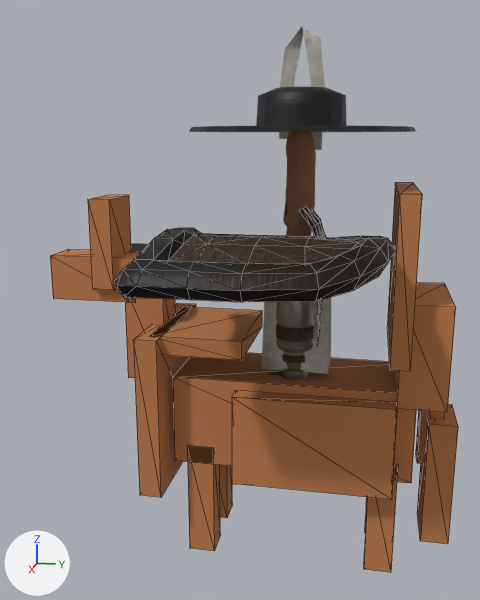
Two versions of the glTF model csharp/Unciv.Godot/Packs/units/models/unit/Conquistador.glb, one commit apart.
One viewpoint serves both versions: a camera (50 mm lens) standing at (2.14, 0.23, 1.4) and looking at (0.07, -0.18, 0.88). Arrows for +X, +Y and +Z are at lower left; the lights stay in place. The picture after the commit comes second. Mesh edges are drawn as thin lines on the coarser meshes. Where no turn or scale is listed for an object, it has been applied to the vertices. Vertices at exactly the same position are counted once.

Objects in the first picture: 'Badge_Shield', 'HorseMesh', 'Warrior' and 2 more.
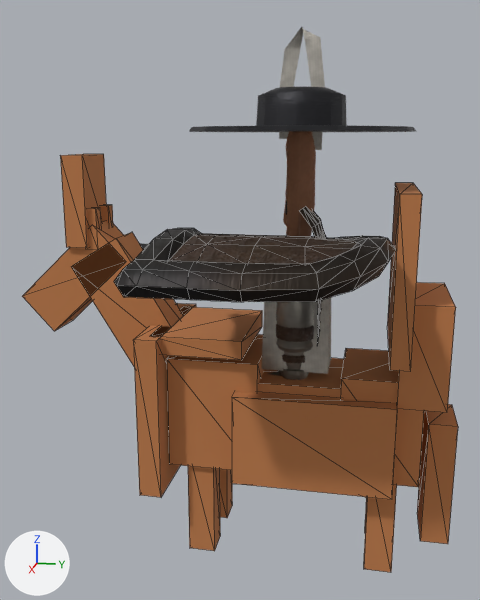
What differs and where, as boxes [x1, y1, x2, y2] in the pictures (480 x 600 px; the box of a moved part takes in the faces that stretch with it):
'HorseMesh', reshaped (7% wider, 7% taller): before [50, 183, 458, 572]; after [22, 154, 458, 572]
part 1 of me_horse, added (orange): after [167, 334, 265, 470]
part 2 of me_horse, added (orange): after [340, 348, 424, 487]
part 3 of me_horse, added: after [87, 208, 101, 229]
part 4 of me_horse, added: after [100, 205, 113, 225]
part 5 of me_horse, moved or reshaped: before [88, 195, 131, 290]; after [60, 154, 106, 248]
part 6 of me_horse, deleted (orange): before [125, 297, 175, 378]
part 7 of me_horse, deleted (orange): before [416, 410, 445, 464]
part 8 of me_horse, built on: before [50, 249, 141, 303]; after [22, 221, 183, 368]

Diff of the bpy script that builds the scene:
```diff
--- a/csharp/Unciv.Godot/Packs/units/models/unit/Conquistador.glb.py
+++ b/csharp/Unciv.Godot/Packs/units/models/unit/Conquistador.glb.py
@@ me_horse @@
 # used by ob_horsemesh; location = (0.0, 0.0, 0.0)
-me_horse.from_pydata(...)  # 128 vertices, 192 faces; spans x -0.24..0.24, y -0.84..0.525, z 0.0..1.245
+me_horse.from_pydata(...)  # 160 vertices, 240 faces; spans x -0.24..0.24, y -0.952..0.525, z 0.0..1.339
+# me_horse part 1: a new loose piece, a box spanning x -0.165..0.165, y -0.405..-0.105, z 0.322..0.697, in mat_horse (orange #bf7c4b)
+# me_horse part 2: a new loose piece, a box spanning x -0.157..0.157, y 0.157..0.412, z 0.322..0.668, in mat_horse (orange #bf7c4b)
+# me_horse part 3: a new loose piece, a box spanning x 0.034..0.071, y -0.708..-0.663, z 1.032..1.167, in mat_horse (orange #bf7c4b)
+# me_horse part 4: a new loose piece, a box spanning x -0.071..-0.034, y -0.708..-0.663, z 1.032..1.167, in mat_horse (orange #bf7c4b)
+# me_horse part 5: the loose piece of 8 vertices spanning x -0.09..0.09, y -0.683..-0.608, z 0.9..1.2 is moved by (0.0, -0.086, 0.139)
+# me_horse part 6: the loose piece of 8 vertices spanning x -0.068..0.068, y -0.577..-0.442, z 0.585..0.915 is deleted
+# me_horse part 7: the loose piece of 8 vertices spanning x -0.038..0.038, y 0.412..0.488, z 0.345..0.645 is deleted
+# me_horse part 8
+# 8 vertices are removed from x -0.068..0.068, y -0.84..-0.54, z 0.855..1.005
+# 12 faces are deleted
+# 8 vertices are added at x -0.075, y -0.952..-0.329, z 0.536..1.116
+# 8 new vertices lie (0.15, 0.0, 0.0) away from vertices in x -0.075, y -0.952..-0.329, z 0.536..1.116
+# 24 new faces join them
+# other edits to the shape of me_horse do not show in these pictures
 me_horse.materials.append(mat_horse)
```
